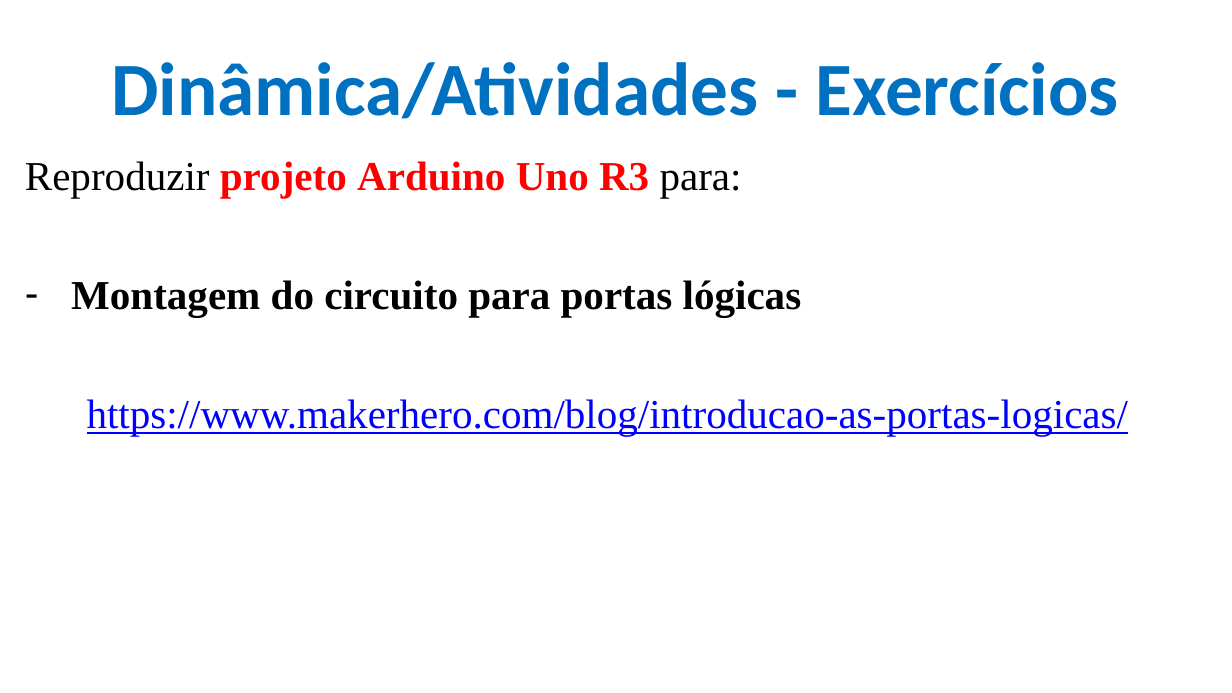
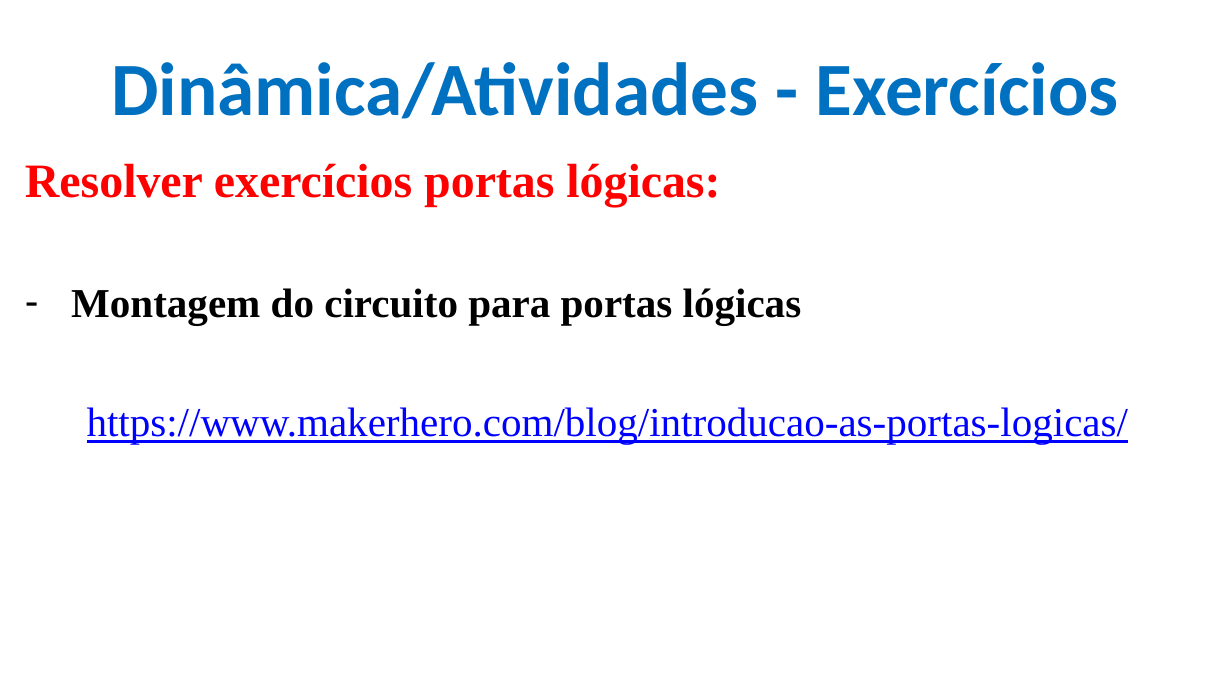
Before and after one commit to CloudEducationBrazil/WydenArea1ProgramacaoMicrocontroladores, a slide deck: slide 29 of 01 Classes/Aula 05 - Programação Microcontroladores - Periféricos Integrados - Portas e Conversores.pptx. Drawn at 1232x693 pixels with LibreOffice and Linux fonts; fonts in the diff are those of the drawing; background and template pictures are left out. Boxes give left, top, right and bottom in pixels: in the first picture for what was removed or moved away, otherwise in the second. Text is boxed around its words. In the diff, an @@ line names an element or a change of style, - is before the commit and + after.

Commit message:
arduino ajuste 03/09/2024 2024.2

```diff
--- a/01 Classes/Aula 05 - Programação Microcontroladores - Periféricos Integrados - Portas e Conversores.pptx
+++ b/01 Classes/Aula 05 - Programação Microcontroladores - Periféricos Integrados - Portas e Conversores.pptx
@@ text at box(25, 163, 720, 207): text changed; size 24 to 28 pt @@
-Reproduzir projeto Arduino Uno R3 para:
+Resolver exercícios portas lógicas:
```
Also in this commit, not shown: 1 other slide changed.
